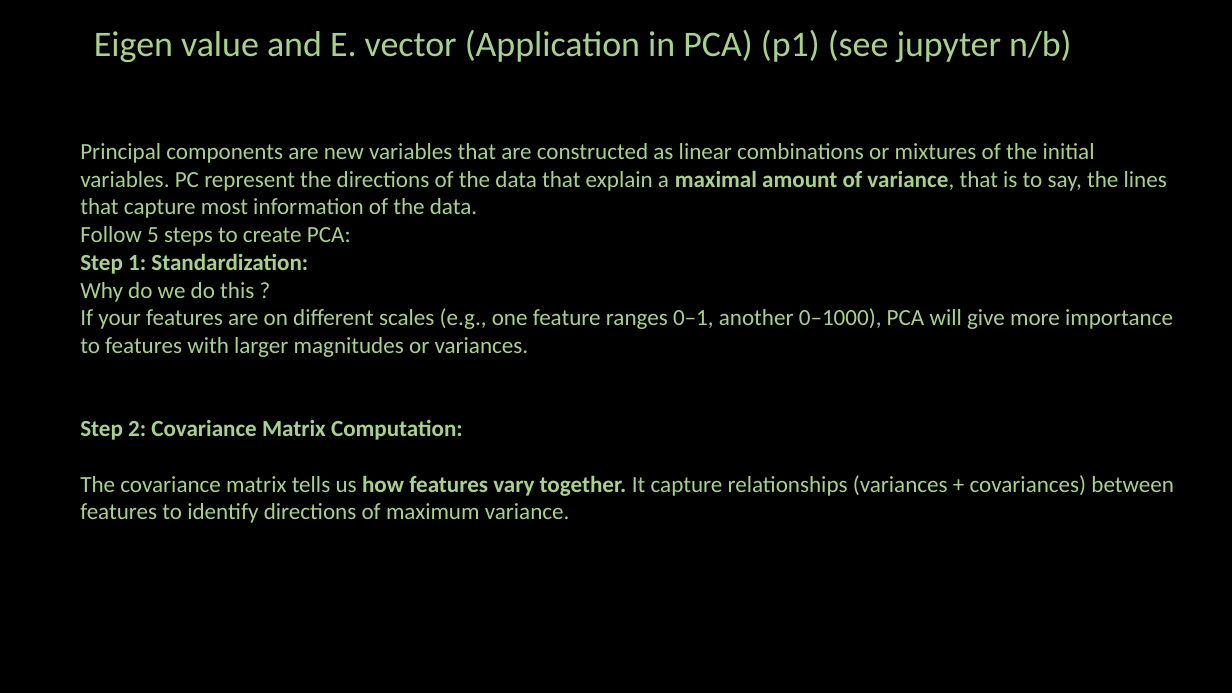
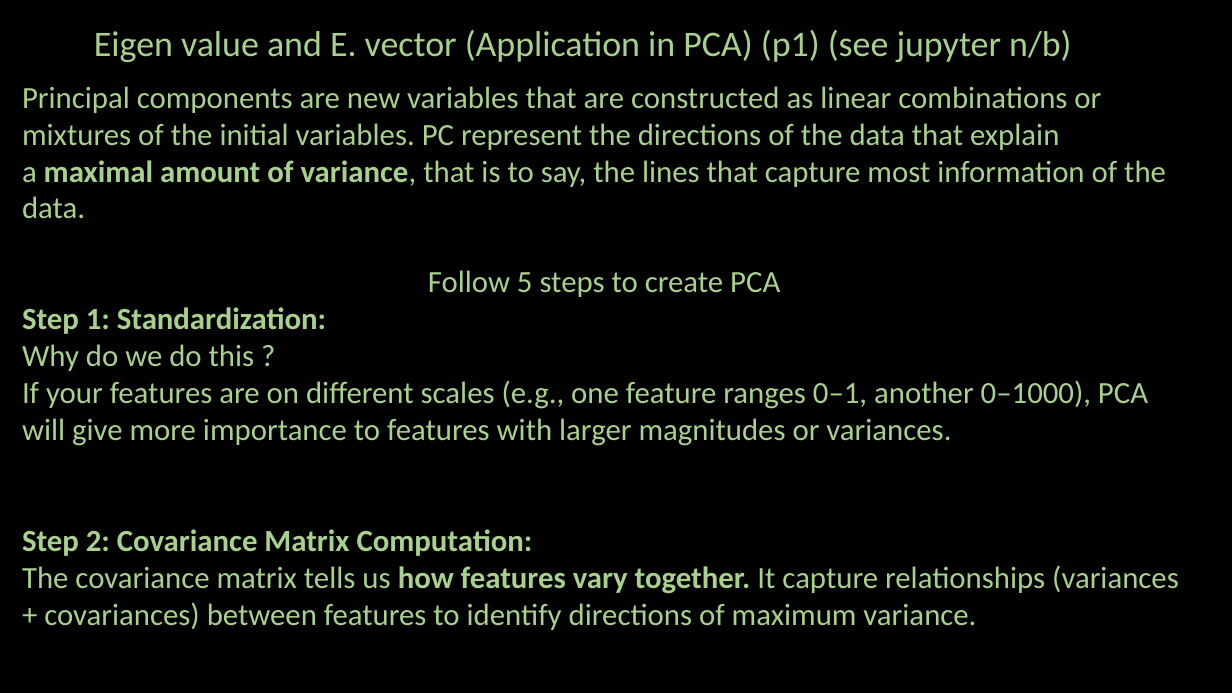
Before and after one commit to ash322ash422/youtube, a slide deck: slide 3 of linear_algebra/2-scalar-vector-matrix/eigenVector_eigenValue-2-Application.pptx. Drawn at 1232x693 pixels with LibreOffice and Linux fonts; fonts in the diff are those of the drawing; background and template pictures are left out. Boxes give left, top, right and bottom in pixels: in the first picture for what was removed or moved away, otherwise in the second. Text is boxed around its words. In the diff, an @@ line names an element or a change of style, - is before the commit and + after.

```diff
--- a/linear_algebra/2-scalar-vector-matrix/eigenVector_eigenValue-2-Application.pptx
+++ b/linear_algebra/2-scalar-vector-matrix/eigenVector_eigenValue-2-Application.pptx
@@ text "Principal components are new variables ...": place and size @@
-text "Principal components are new variables ..." at bbox=[80, 143, 1174, 523]
+text "Principal components are new variables ..." at bbox=[22, 86, 1179, 630]
@@ text at bbox=[22, 86, 1179, 630]: size 18 to 24 pt @@
@@ text at bbox=[428, 270, 780, 297]: text changed; size 18 to 24 pt @@
-Follow 5 steps to create PCA:
+Follow 5 steps to create PCA
```
Also in this commit, not shown: 6 other slides changed, 3 slides added, 25 other files.
